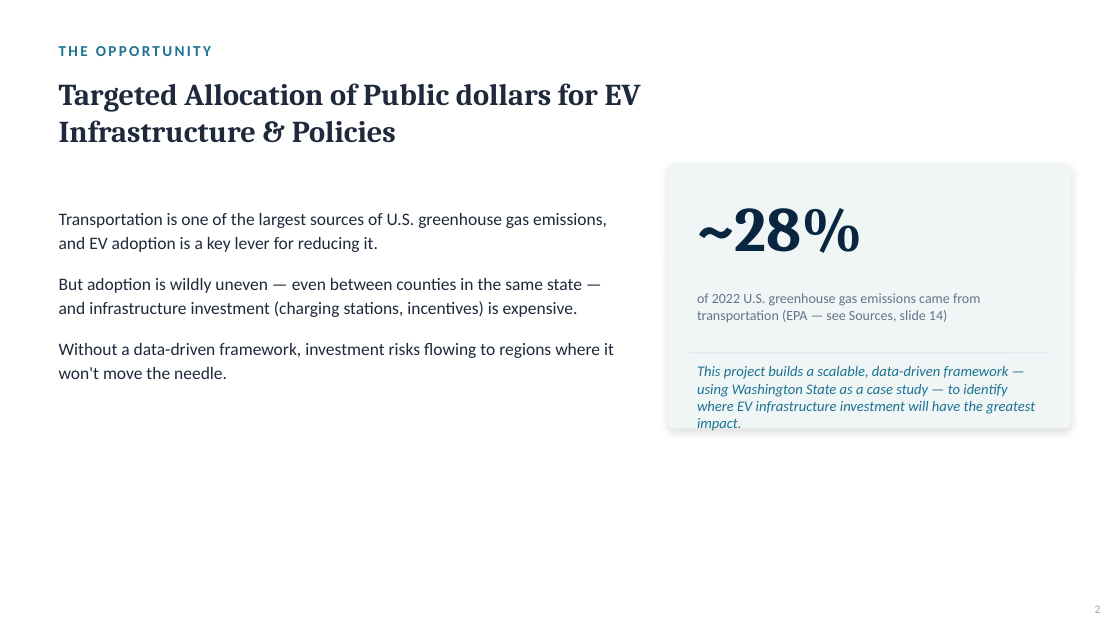
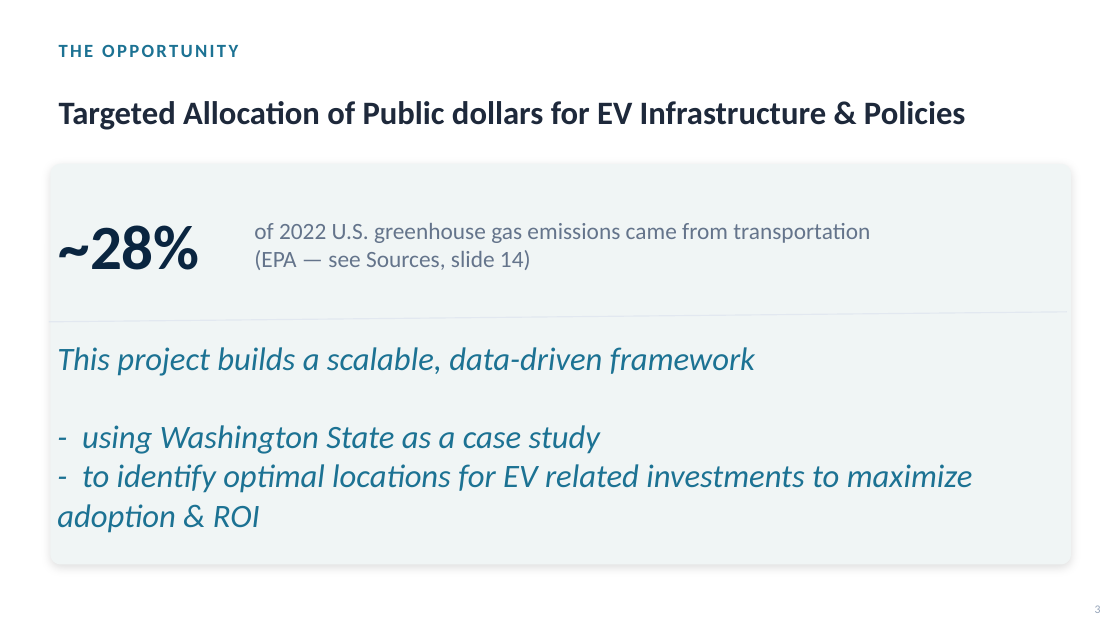
Before and after one commit to gawandesailee-lab/learndsp, a slide deck: slide 3 of Data Science Capstone 3 Project/reports/EV_Adoption_Executive_Briefing.pptx (slide 2 before the commit). Drawn at 1120x630 pixels with LibreOffice and Linux fonts; fonts in the diff are those of the drawing. Boxes give left, top, right and bottom in pixels: in the first picture for what was removed or moved away, otherwise in the second. Text is boxed around its words. In the diff, an @@ line names an element or a change of style, - is before the commit and + after.

Commit message:
Uploading DS Capstone 3 Project Presentation

```diff
--- a/Data Science Capstone 3 Project/reports/EV_Adoption_Executive_Briefing.pptx
+++ b/Data Science Capstone 3 Project/reports/EV_Adoption_Executive_Briefing.pptx
@@ text "THE OPPORTUNITY" at [59,44,238,57]: size 13 to 16 pt @@
@@ text "Targeted Allocation of Public dollars ..." at [59,101,965,130]: size 26 to 28 pt, font Cambria to Calibri @@
@@ rounded rectangle added at [50,164,1071,565], fill #F0F5F5 @@
@@ rounded rectangle removed at [668,164,1071,429] @@
@@ text "~28%": place and size @@
-text "~28%" at [697,208,863,253]
+text "~28%" at [59,225,200,270]
@@ text "~28%" at [59,225,200,270]: font Cambria to Calibri @@
@@ text "of 2022 U.S. greenhouse gas ...": place and size @@
-text "of 2022 U.S. greenhouse gas ..." at [697,293,980,322]
+text "of 2022 U.S. greenhouse gas ..." at [254,223,870,270]
@@ text "of 2022 U.S. greenhouse gas ..." at [254,223,870,270]: size 12 to 20 pt @@
@@ text removed at [59,213,614,379] @@
-Transportation is one of the largest sources of U.S. greenhouse gas emissions, and EV adoption is a key lever for reducing it.
-But adoption is wildly uneven — even between counties in the same state — and infrastructure investment (charging stations, incentives) is expensive.
-Without a data-driven framework, investment risks flowing to regions where it won't move the needle.
@@ line added from (49, 322) to (1067, 312), #E2E8F0 1 pt @@
@@ text at [57,347,972,533]: text changed; size 12.5 to 28 pt @@
-This project builds a scalable, data-driven framework — using Washington State as a case study — to identify where EV infrastructure investment will have the greatest impact.
+This project builds a scalable, data-driven framework
+- using Washington State as a case study
+- to identify optimal locations for EV related investments to maximize adoption & ROI
@@ line removed from (689, 353) to (1050, 353) @@
```
Also in this commit, not shown: 13 other slides changed, 2 slides added.
